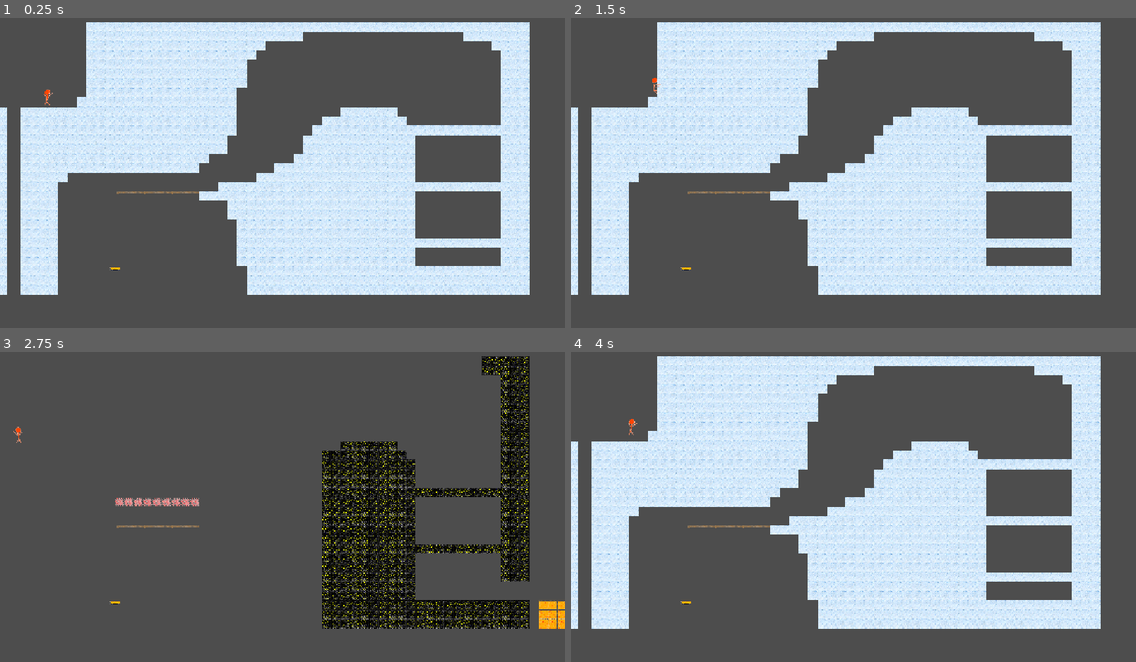
Above: before the commit, frames 1-4 (two rows, left to right).
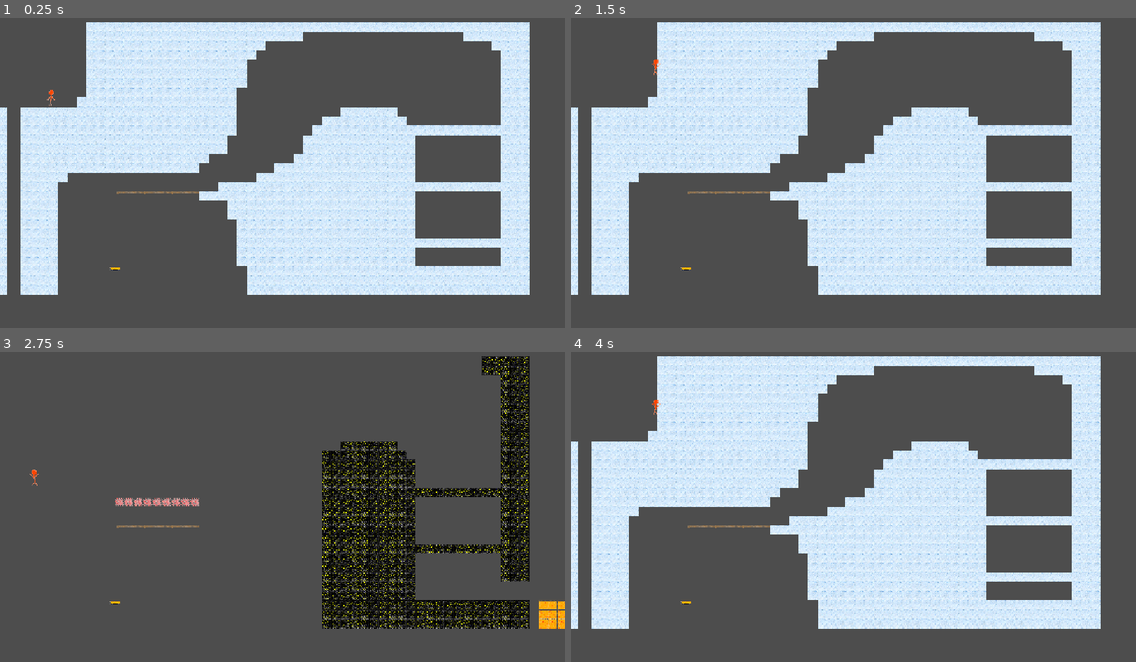
Above: after the commit, the same moments.

Repository: benjaminChambo/game-jamimag
Game: Godot game, scene res://Scènes/SceneTestPrincipale.tscn
Two runs of this game, one before a commit and one after it. Both use one fixed random seed, a clock stepped at 60 frames per second and the inputs below.
Inputs:
- Up to frame 1 (0.25 s): no input
- Up to frame 2 (1.5 s): tap Enter at 0.5 s; hold D (right_d) from 0.53 s (still down); tap O (dash_o) at 0.6, 1.35 s; tap Space (space_jump) at 0.77, 1.25 s
- Up to frame 3 (2.75 s): tap Space (space_jump) at 1.52 s; tap Enter at 2 s; release D (right_d) at 2.03 s; hold Q (left_q) from 2.03 s (still down); tap P (turn_page_p) at 2.1 s; tap O (dash_o) at 2.3 s
- Up to frame 4 (4 s): release Q (left_q) at 2.78 s; hold D (right_d) from 2.78 s (still down); tap O (dash_o) at 2.85, 3.6 s; tap Space (space_jump) at 3.02, 3.77 s

The runs differ from the first frame. In frame 1, less than 0.1% of the frame differs, in the area x 7-10%, y 22-29%; in frame 2, less than 0.1%; in frame 3, less than 0.1%; in frame 4, less than 0.1%, in the area x 10-16%, y 15-27%.

Commit message:
regle le dash et le wall jump

Diff:
--- a/Scènes/SceneTestPrincipale.tscn
+++ b/Scènes/SceneTestPrincipale.tscn
@@ -567,7 +567,7 @@
 texture = ExtResource("4_0c7d2")
 
 [node name="CharacterBody2D" parent="." unique_id=1304069712 instance=ExtResource("1_34ld8")]
-position = Vector2(20561, -5424)
+position = Vector2(20584, -5366)
 
 [node name="Camera2D2" type="Camera2D" parent="." unique_id=980178254]
 position = Vector2(2647, -1600)
--- a/scripts/Personnage/character_body_2d.gd
+++ b/scripts/Personnage/character_body_2d.gd
@@ -21,6 +21,9 @@
 
 @onready var animated_sprite: AnimatedSprite2D = $AnimatedSprite2D
 
+const LIMITE_DASH = 12
+const LIMITE_WALL_JUMP = 8
+
 const SPEED = 500.0
 const JUMP_VELOCITY = -1000.0
 
@@ -40,6 +43,7 @@
 
 # Constantes et variables pour le dash
 const DASH_AMT: float = 1000.0
+const UP_DASH_AMT: float = 750.0
 const DASH_TIME:float = 0.20
 
 var can_dash: bool = true
@@ -86,7 +90,7 @@
 				animated_sprite.play("dash")
 			else:
 				animated_sprite.play("run")
-	elif is_on_wall():
+	elif is_on_wall() and page >= LIMITE_WALL_JUMP:
 		animated_sprite.play("wall_slide")
 	elif wall_coyote > 0.0 or wall_jump_lock_anim > 0.0:
 		if Input.is_action_just_pressed("space_jump"):
@@ -108,7 +112,7 @@
 
 	# Add the gravity.
 	if !is_dashing:
-		if !is_on_floor() and velocity.y > 0 and is_on_wall():
+		if !is_on_floor() and velocity.y > 0 and is_on_wall() and page >= LIMITE_WALL_JUMP:
 			if get_wall_normal().x > 0 and Input.is_action_pressed("left_q"):
 				look_dir_x = -1
 				wall_coyote = WALL_COYOTE_TIME
@@ -175,7 +179,7 @@
 	if input_dir.x != 0:
 		dash_dir.x = input_dir.x
 
-	if can_dash and Input.is_action_just_pressed("dash_o"):
+	if can_dash and Input.is_action_just_pressed("dash_o") and page >= LIMITE_DASH:
 		var final_dash_dir: Vector2 = dash_dir
 		if input_dir.y != 0 and input_dir.x == 0:
 			final_dash_dir.x = 0
@@ -185,8 +189,10 @@
 		is_dashing = true
 		dash_timer = DASH_TIME
 
-		velocity = final_dash_dir * DASH_AMT
-
+		if final_dash_dir == Vector2(0, -1):
+			velocity = final_dash_dir * UP_DASH_AMT
+		else:
+			velocity = final_dash_dir * DASH_AMT
 	if is_dashing:
 		dash_timer -= delta
 		if dash_timer <= 0.0:
